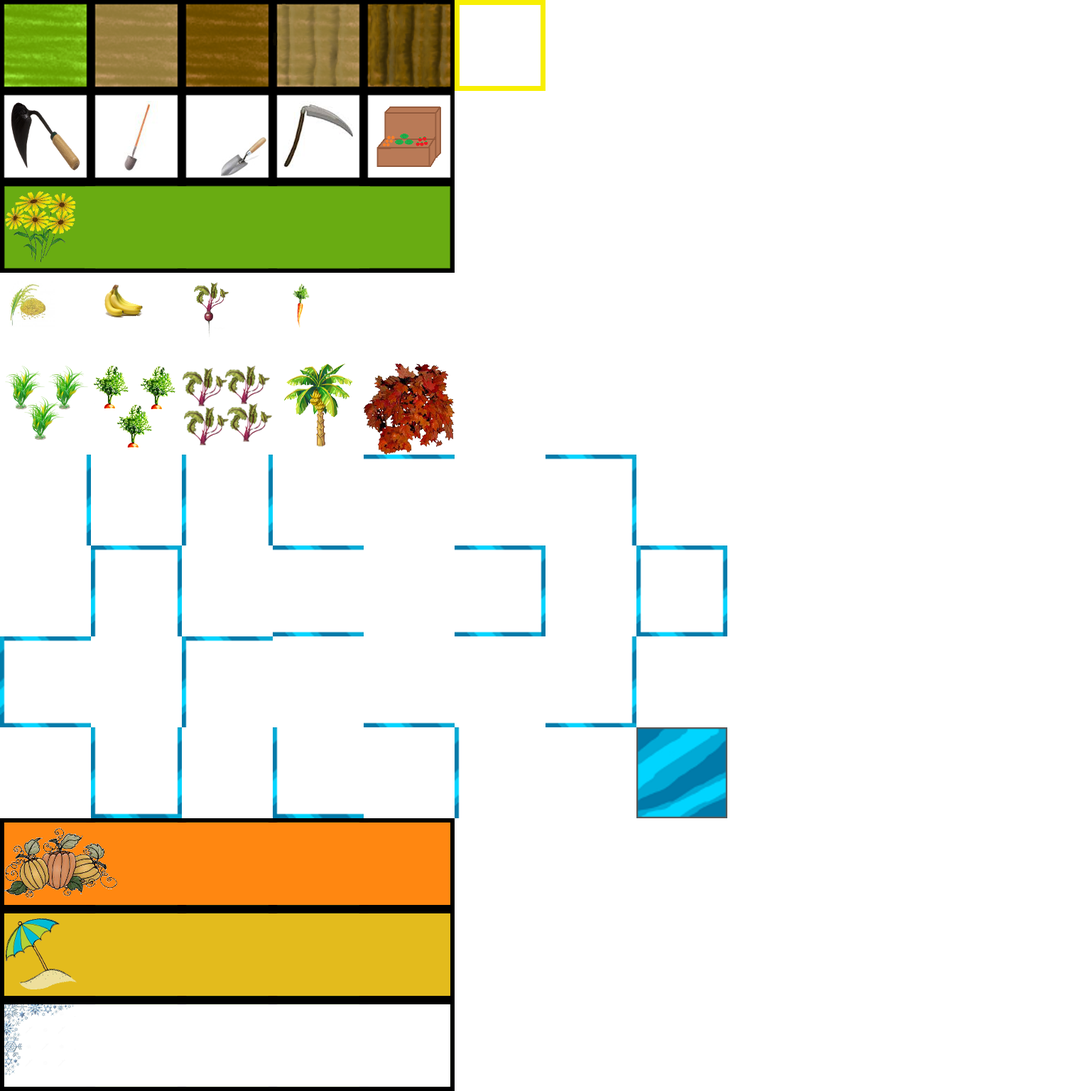
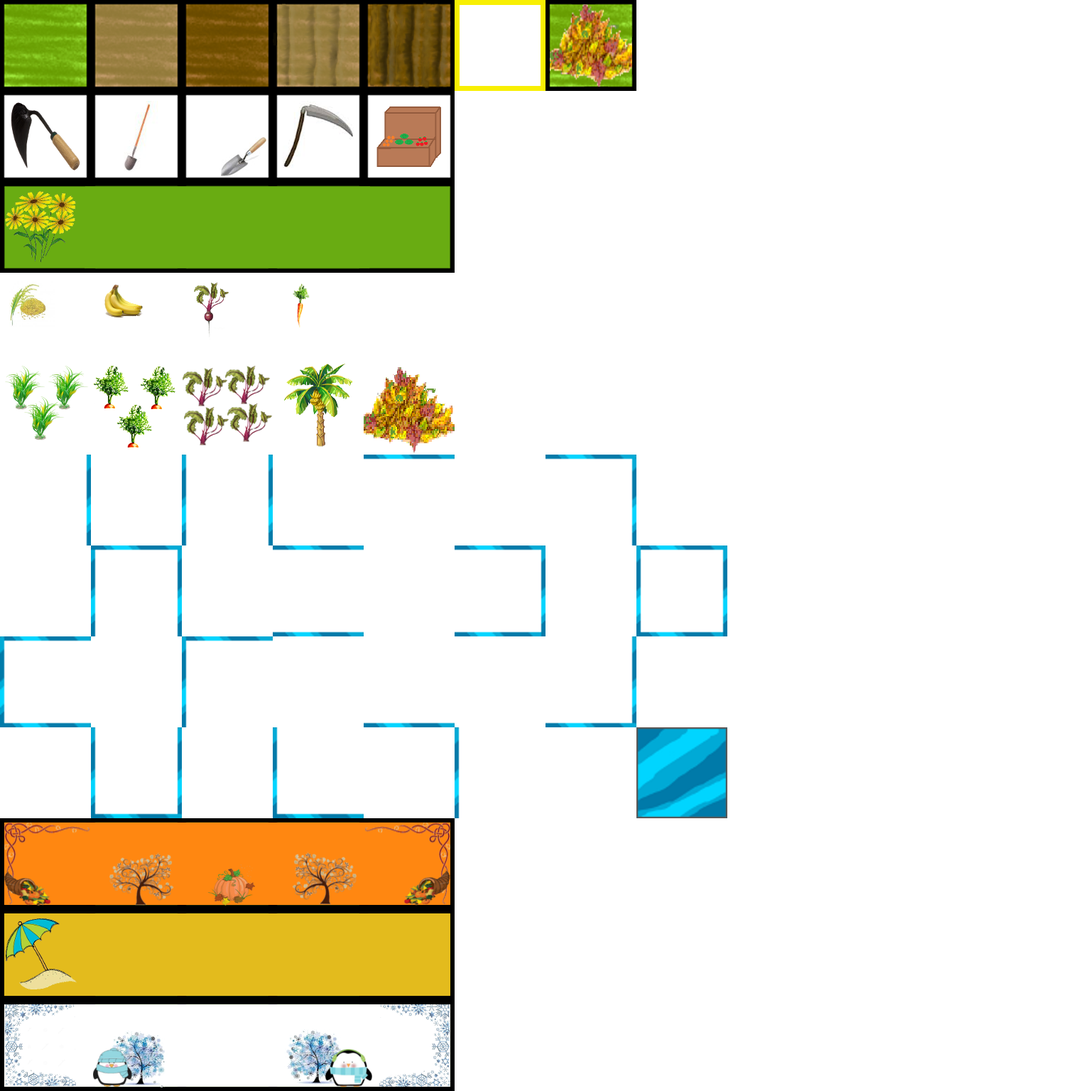
Comparing the layer stacks of the two 1091 × 1091 images. Changes:
moved "statusBarFall128.png" above "leaves128.png", painted on it over 3, 822, 451, 907
moved "leaves128.png" above "leaves.png", painted on it over 363, 363, 455, 455
added layer "leaves.png" above "statusBarWinter128.png" over 545, 0, 637, 91
moved "statusBarWinter128.png" above "carrot128.png", painted on it over 4, 1004, 451, 1088
